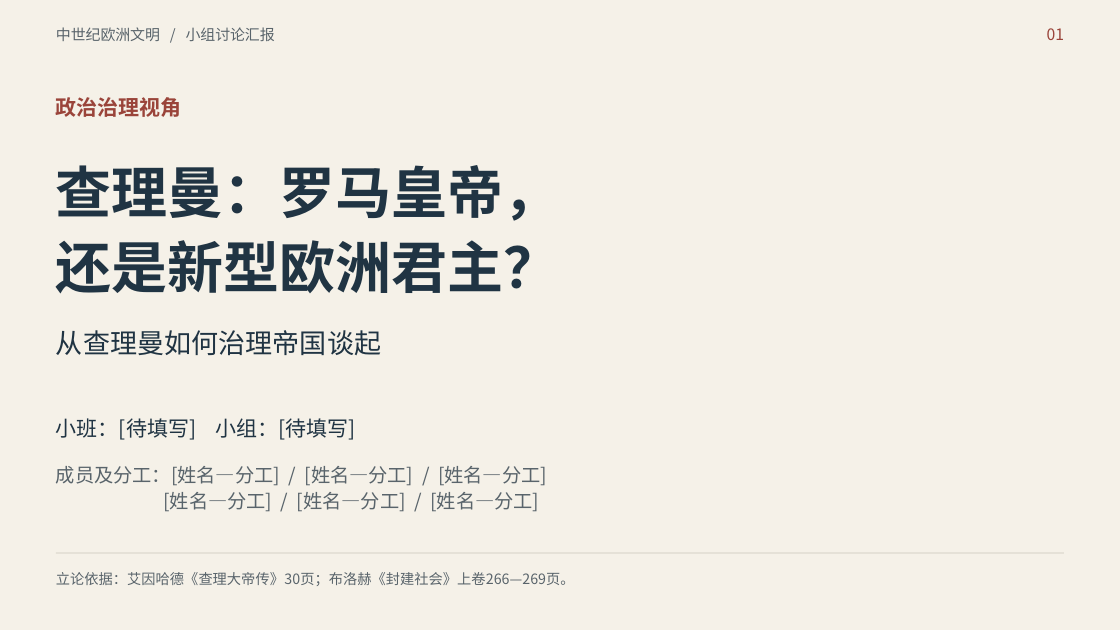
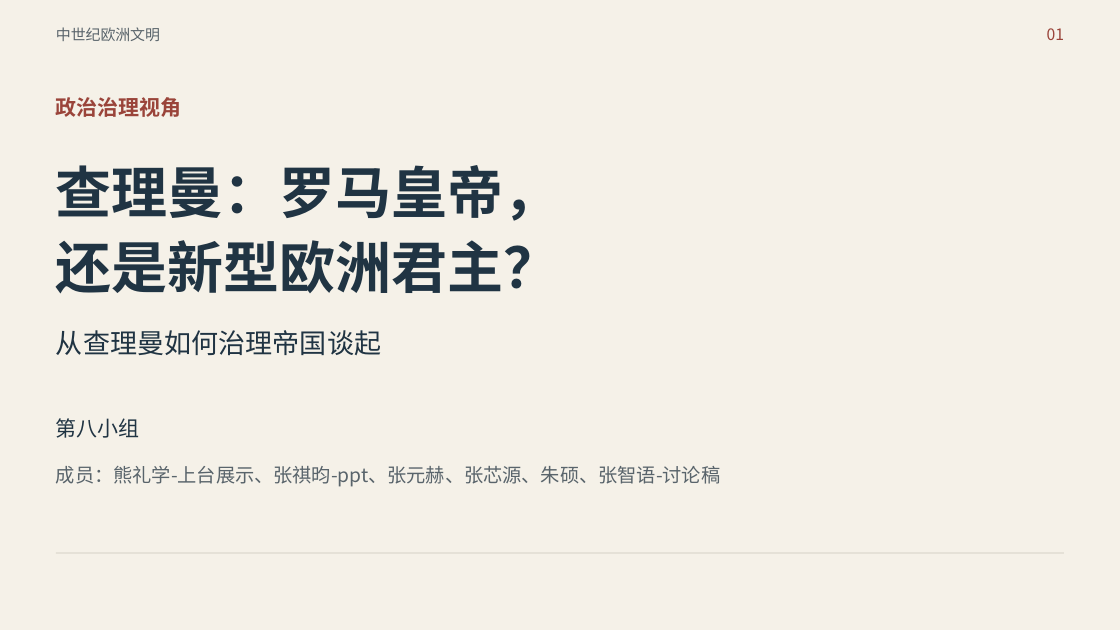
Before and after one commit to mimiqi/FDU-GECC10068-MedievalEuropeanCivilization, a slide deck: slide 1 of 讨论课/交付文件/查理曼_政治治理视角_12分钟汇报.pptx. Drawn at 1120x630 pixels with LibreOffice and Linux fonts; fonts in the diff are those of the drawing. Boxes give left, top, right and bottom in pixels: in the first picture for what was removed or moved away, otherwise in the second. Text is boxed around its words. In the diff, an @@ line names an element or a change of style, - is before the commit and + after.

Commit message:
docs: 深化查理曼汇报论证并同步讲稿

```diff
--- a/讨论课/交付文件/查理曼_政治治理视角_12分钟汇报.pptx
+++ b/讨论课/交付文件/查理曼_政治治理视角_12分钟汇报.pptx
@@ text at (x1=56, y1=27, x2=160, y2=41): text changed @@
-中世纪欧洲文明 / 小组讨论汇报
+中世纪欧洲文明
@@ text at (x1=56, y1=418, x2=140, y2=438): text changed @@
-小班：[待填写] 小组：[待填写]
+第八小组
@@ text at (x1=56, y1=466, x2=720, y2=487): text changed @@
-成员及分工：[姓名—分工] / [姓名—分工] / [姓名—分工]
-[姓名—分工] / [姓名—分工] / [姓名—分工]
+成员：熊礼学-上台展示、张祺昀-ppt、张元赫、张芯源、朱硕、张智语-讨论稿
@@ text removed at (x1=56, y1=572, x2=575, y2=586) @@
-立论依据：艾因哈德《查理大帝传》30页；布洛赫《封建社会》上卷266—269页。
```
Also in this commit, not shown: 10 other slides changed, 1 slide removed, 23 other files.
